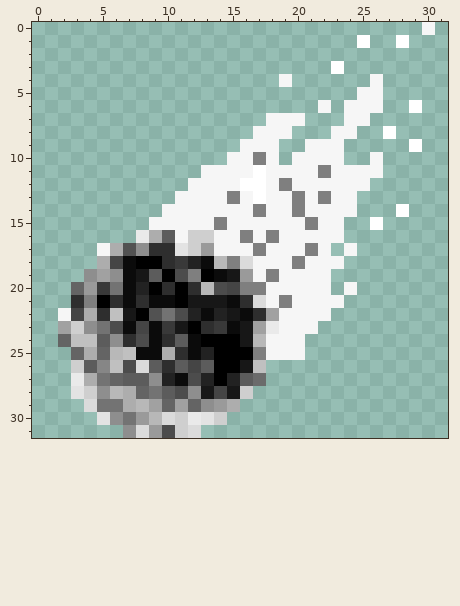
Pixel-art sprite: phaser-webpack-boilerplate/assets/meteor.png. Above is the file before it was changed.
Colours within 5 levels of each other are drawn and written as one.
New version:
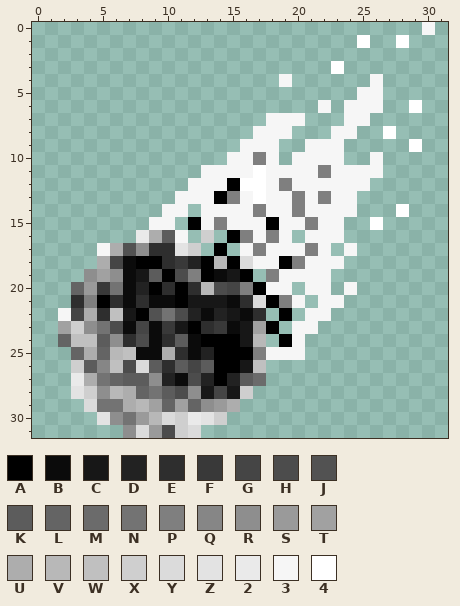
Palette (. is transparent): A #000000  B #0b0b0b  C #171717  D #222222  E #2e2e2e  F #393939  G #454545  H #4c4c4c  J #525252  K #5c5c5c  L #646464  M #6b6b6b  N #737373  P #7f7f7f  Q #868686  R #8e8e8e  S #9a9a9a  T #a1a1a1  U #adadad  V #b8b8b8  W #c0c0c0  X #cfcfcf  Y #dbdbdb  Z #e3e3e3  2 #eaeaea  3 #f6f6f6  4 #ffffff
Difference:
file 32x32 -> 128x128 pixels (blocks of 1x1 -> 4x4; one block is one cell here)
y 12: x 15 3 -> A
y 13: x 14 3 -> A
y 14: x 12 3 -> .
y 15: x 11..12 33 -> .A; x 18 3 -> A
y 16: x 12 X -> .; x 14..15 33 -> .A; x 20 3 -> .
y 17: x 13..15 S33 -> .A.
y 18: x 13 B -> A; x 15 P -> A; x 19 3 -> A
y 19: x 16..17 S3 -> A.
y 20: x 17 P -> A; x 20 3 -> .
y 21: x 18 3 -> A; x 21 3 -> .
y 22: x 18..20 T33 -> .A.
y 23: x 18..19 23 -> A.
y 24: x 18..19 33 -> .A
